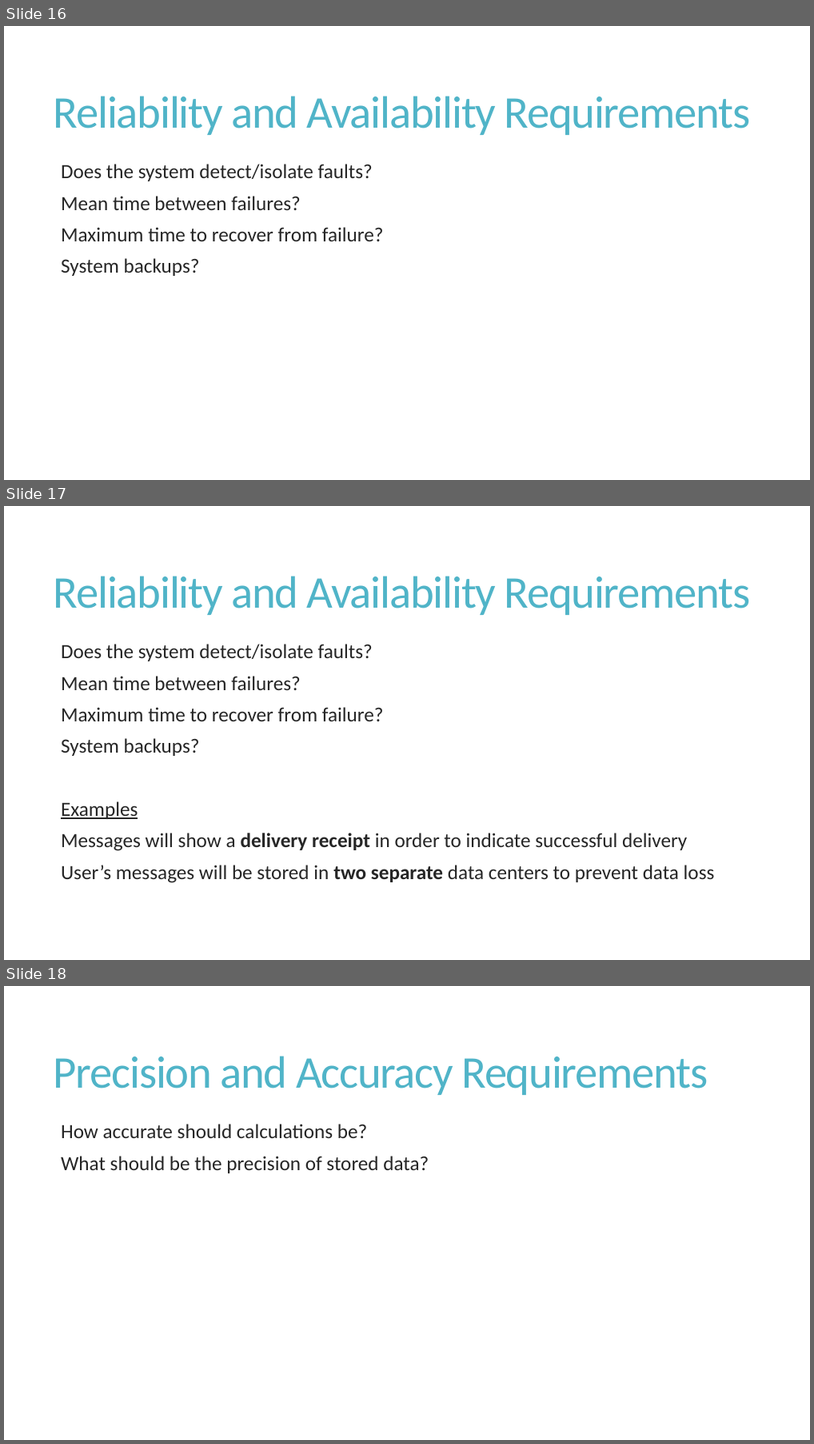
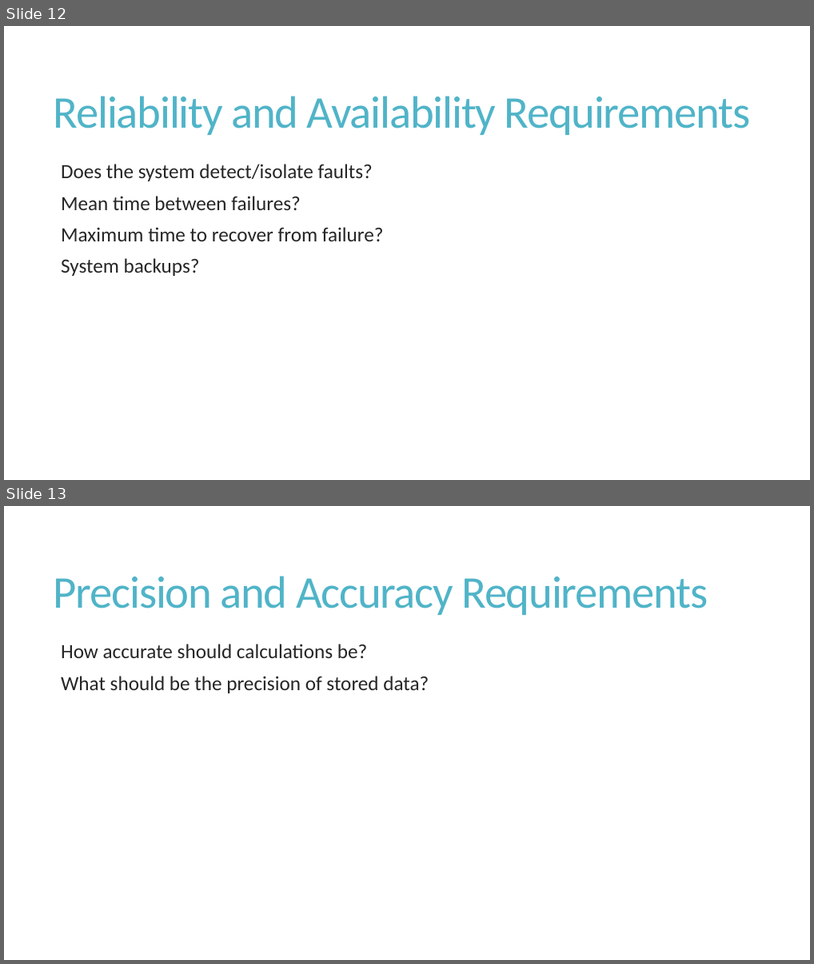
Before and after one commit to shabbir-hussain/ecse321tutorials, a slide deck: 02-requirementsSpecification.pptx. Shown one above the other, each under a label of ours: slides 16, 17 and 18 before the commit, slides 12 and 13 after it. The pictures are 814x1444 and 814x964 pixels, drawn with LibreOffice and Linux fonts; fonts in the diff are those of the drawing. Boxes give left, top, right and bottom in pixels: in the first picture for what was removed or moved away, otherwise in the second. Text is boxed around its words. In the diff, an @@ line names an element or a change of style, - is before the commit and + after.

```diff
--- a/02-requirementsSpecification.pptx
+++ b/02-requirementsSpecification.pptx
@@ slide 17 removed at [4, 506, 810, 960], background #FFFFFF @@
@@ title removed at [54, 576, 751, 615] @@
-Reliability and Availability Requirements
@@ text removed at [61, 644, 715, 883] @@
-  Does the system detect/isolate faults?
-  Mean time between failures?
-  Maximum time to recover from failure?
-  System backups?
-  Examples
-  Messages will show a delivery receipt in order to indicate successful delivery
-  User’s messages will be stored in two separate data centers to prevent data loss
@@ what was slide 16 is now slide 12 @@
@@ what was slide 18 is now slide 13 @@
```
Also in this commit, not shown: 8 other slides removed.
